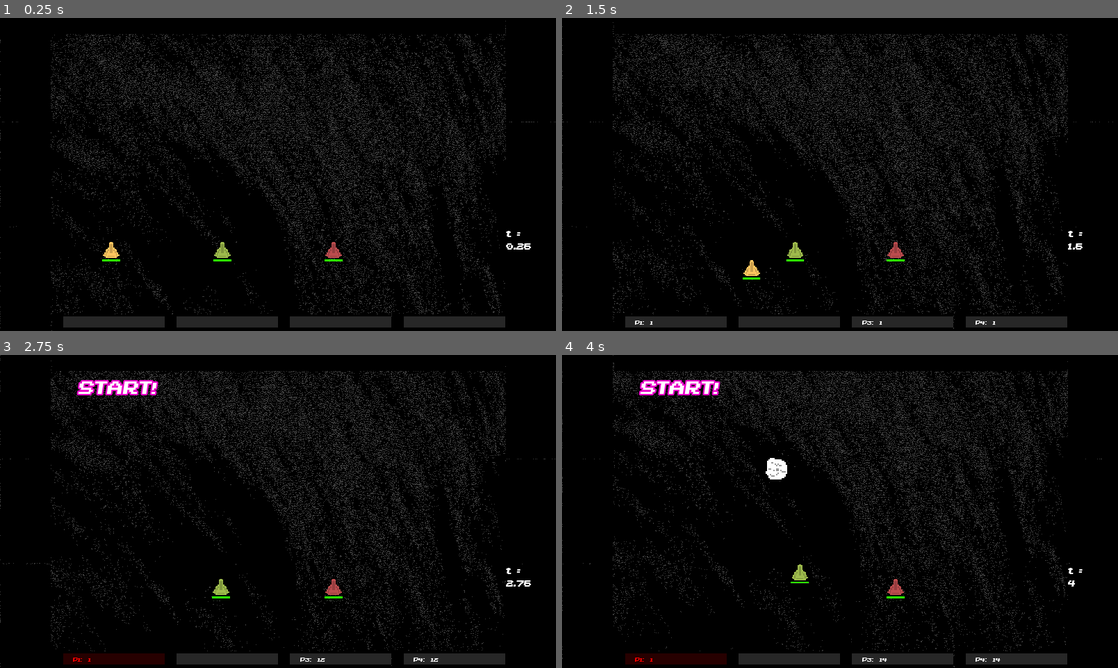
Above: before the commit, frames 1-4 (two rows, left to right).
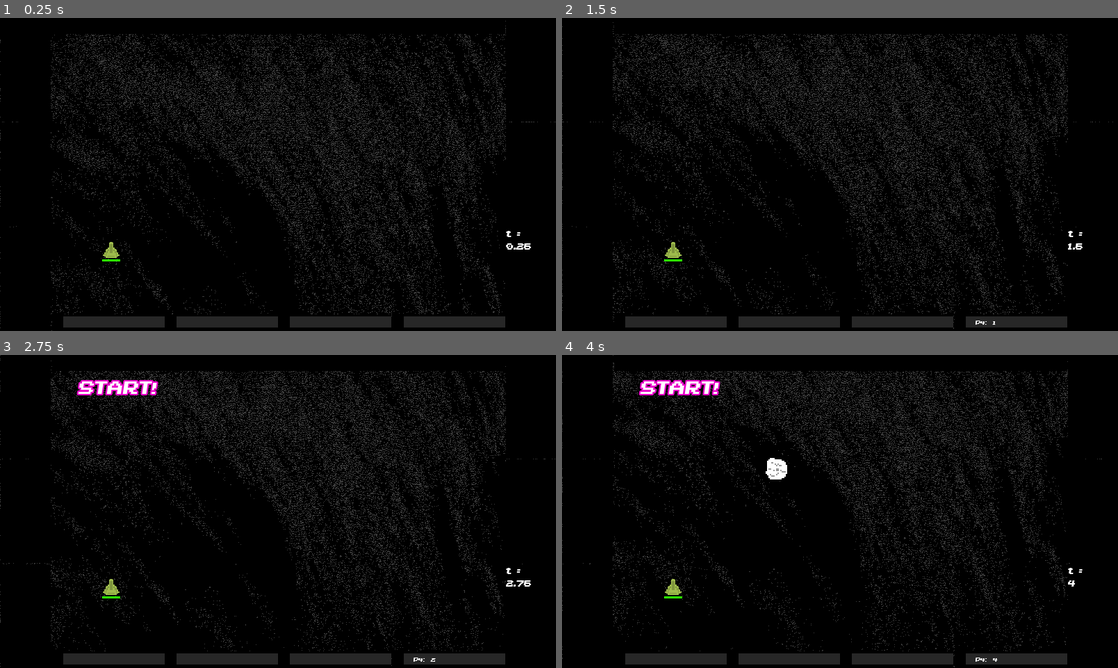
Above: after the commit, the same moments.

Repository: 4487R9cH03FObS/Chimera-Party-Example
Game: Godot game, scene res://games/FlowerLab/index.tscn
The game is run twice, just before and just after one commit, with the same random seed, the same clock (stepped at 60 frames per second) and the same inputs. Sound files missing from this copy of the repository are replaced by a short silence.
Inputs:
- Up to frame 1 (0.25 s): no input
- Up to frame 2 (1.5 s): hold D 0.53-1.28 s; tap B at 0.6 s; hold S from 1.28 s (still down); tap N at 1.35 s
- Up to frame 3 (2.75 s): release S at 2.03 s; hold D from 2.03 s (still down); tap J at 2.1 s
- Up to frame 4 (4 s): release D at 2.78 s; hold W 2.78-3.53 s; tap L at 2.85 s; hold A from 3.53 s (still down); tap I at 3.6 s

The runs differ from the first frame. In frame 1, 0.3% of the frame differs, in the area x 18-62%, y 71-78%; in frame 2, 0.5%; in frame 3, 1.0%; in frame 4, 1.0%, in the area x 11-79%, y 66-99%.

Commit message:
season pass 2

Diff:
--- a/games/FlowerLab/Scripts/EventManager.gd
+++ b/games/FlowerLab/Scripts/EventManager.gd
@@ -129,7 +129,7 @@
 		16:
 			emit_signal("normal_random_asteroids",0.4)
 			emit_signal("set_asteroid_speed",600)
-			emit_signal("set_laser_pattern","type2",0.5,0.05,50)
+			emit_signal("set_laser_pattern","type2",0.5,0.03,50)
 			time = 2
 		17:
 			emit_signal("simetric_random_asteroids",0.4)
@@ -154,15 +154,15 @@
 			time = 2
 		22:
 			emit_signal("move_dreadnought_to",top_center-40*Vector2.LEFT)
-			time = 1
+			time = 0.5
 		23:
 			emit_signal("move_dreadnought_to",top_center+40*Vector2.LEFT)
-			time = 1
+			time = 0.5
 		24:
-			emit_signal("move_dreadnought_to",top_center-40*Vector2.LEFT)
+			emit_signal("move_dreadnought_to",top_center-60*Vector2.LEFT)
 			time = 0.5
 		25:
-			emit_signal("move_dreadnought_to",top_center+40*Vector2.LEFT)
+			emit_signal("move_dreadnought_to",top_center+60*Vector2.LEFT)
 			time = 0.5
 		26:
 			emit_signal("move_dreadnought_to",top_left)
@@ -206,10 +206,67 @@
 		39:
 			emit_signal("move_dreadnought_to",center)
 			time = 4
-		39:
+		40:
+			emit_signal("set_laser_pattern","type2",2,0.05,50)
 			emit_signal("set_laser_speed",50)
+			emit_signal("start_dreadnought_lasers")
+			time = 4
+		41:
 			emit_signal("set_laser_pattern","type2",2,0.05,50)
-			time = 4
+			emit_signal("set_laser_speed",50)
+			time = 4
+		42:
+			emit_signal("array_placed_asteroids",[-700,-300,300,700],0.5)
+			emit_signal("set_laser_pattern","type3",1,0.2,200)
+			time = 4
+		43:
+			emit_signal("array_placed_asteroids",[-600,-300,300,600],0.5)
+			time = 2
+		44:
+			emit_signal("array_placed_asteroids",[-600,-200,200,600],0.5)
+			time = 2
+		45:
+			emit_signal("array_placed_asteroids",[-500,-200,200,500],0.5)
+			time = 1
+		46:
+			emit_signal("array_placed_asteroids",[-600,-300,300,600],0.5)
+			time = 1
+		47:
+			emit_signal("array_placed_asteroids",[-700,-400,400,700],0.3)
+			emit_signal("stop_dreadnought_lasers")
+			time = 2
+		48:
+			emit_signal("array_placed_asteroids",[-700,-500,500,700],0.3)
+			time = 2
+		49:
+			emit_signal("array_placed_asteroids",[-700,-600,600,700],0.3)
+			time = 3
+		50:
+			emit_signal("move_dreadnought_to",top_center)
+			time = 3
+		51:
+			emit_signal("normal_random_asteroids",0.01)
+			emit_signal("set_asteroid_speed",400)
+			time = 5
+		52:
+			emit_signal("move_dreadnought_to",top_left)
+			time = 5
+		53:
+			emit_signal("move_dreadnought_to",top_center)
+			emit_signal("set_asteroid_speed",500)
+			time = 5
+		54:
+			emit_signal("move_dreadnought_to",top_right)
+			time = 5
+		55:
+			emit_signal("move_dreadnought_to",top_center)
+			emit_signal("set_asteroid_speed",600)
+			time = 5
+		56:
+			emit_signal("set_laser_pattern","type2",0.127231,0.05,100)
+			emit_signal("start_dreadnought_lasers")
+			external_event_changer(9)
+			time = 5
 		_:
 			_end_times()
 	return time
--- a/scripts/Party.gd
+++ b/scripts/Party.gd
@@ -18,8 +18,8 @@
 var _players: Array = [] setget , get_players
 
 func load_test():
-	_players = [{"color": 2, "points": 0},{"color": -1, "points": 0},\
-	 {"color": 0, "points": 0}, {"color": 1, "points": 0}]
+	_players = [{"color": -1, "points": 0},{"color": -1, "points": 0},\
+	 {"color": -1, "points": 0}, {"color": 0, "points": 0}]
 
 	# player 0
 	_action_add_key("move_left_", 0, KEY_A)
